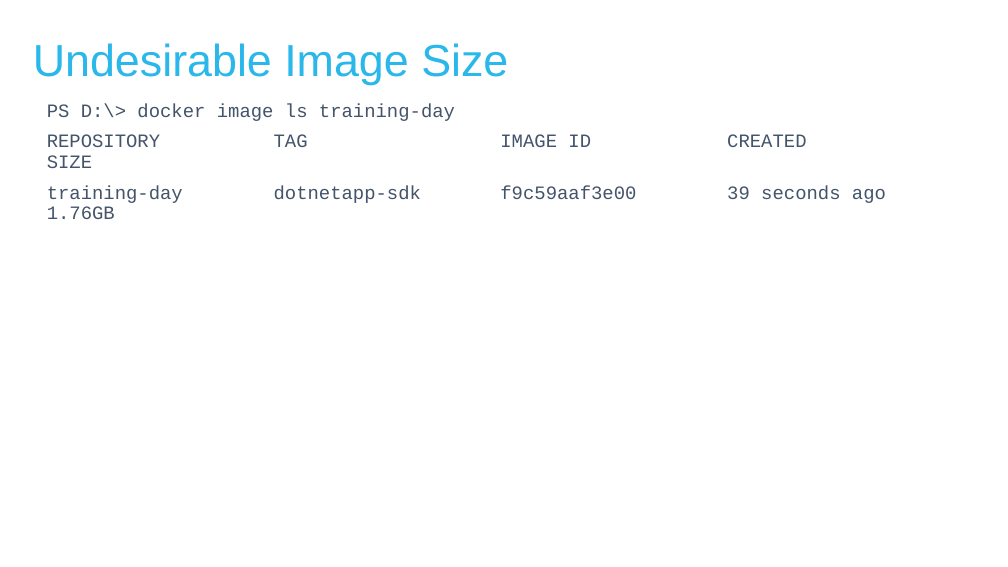
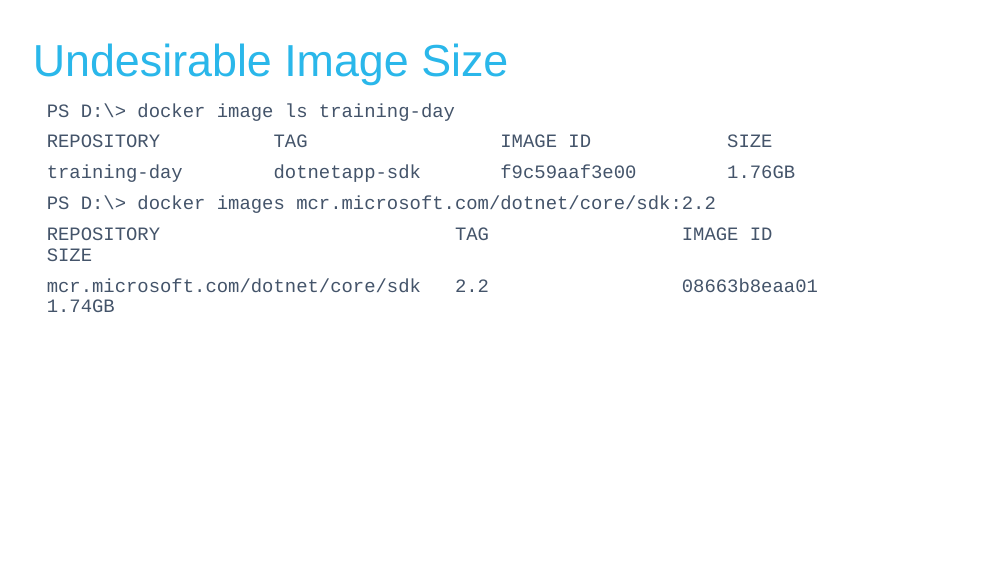
Before and after one commit to MichaelSimons/docker-toolbox, a slide deck: slide 24 of Docker Tips and Tricks.pptx (slide 23 before the commit). Drawn at 1008x567 pixels with LibreOffice and Linux fonts; fonts in the diff are those of the drawing; background and template pictures are left out. Boxes give left, top, right and bottom in pixels: in the first picture for what was removed or moved away, otherwise in the second. Text is boxed around its words. In the diff, an @@ line names an element or a change of style, - is before the commit and + after.

```diff
--- a/Docker Tips and Tricks.pptx
+++ b/Docker Tips and Tricks.pptx
@@ text at (47, 134, 818, 292): text changed @@
-REPOSITORY TAG IMAGE ID CREATED SIZE
-training-day dotnetapp-sdk f9c59aaf3e00 39 seconds ago 1.76GB
+REPOSITORY TAG IMAGE ID SIZE
+training-day dotnetapp-sdk f9c59aaf3e00 1.76GB
+PS D:\> docker images mcr.microsoft.com/dotnet/core/sdk:2.2
+REPOSITORY TAG IMAGE ID SIZE
+mcr.microsoft.com/dotnet/core/sdk 2.2 08663b8eaa01 1.74GB
```
Also in this commit, not shown: 5 other slides changed, 1 slide added, 1 other file.
